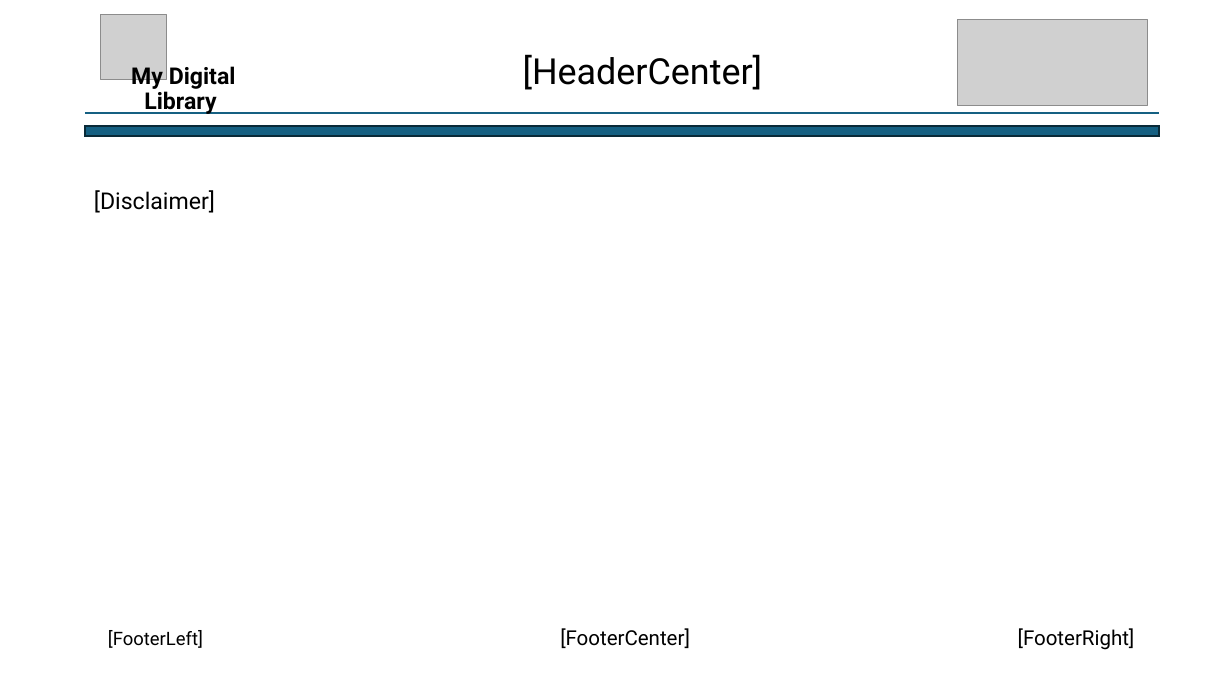
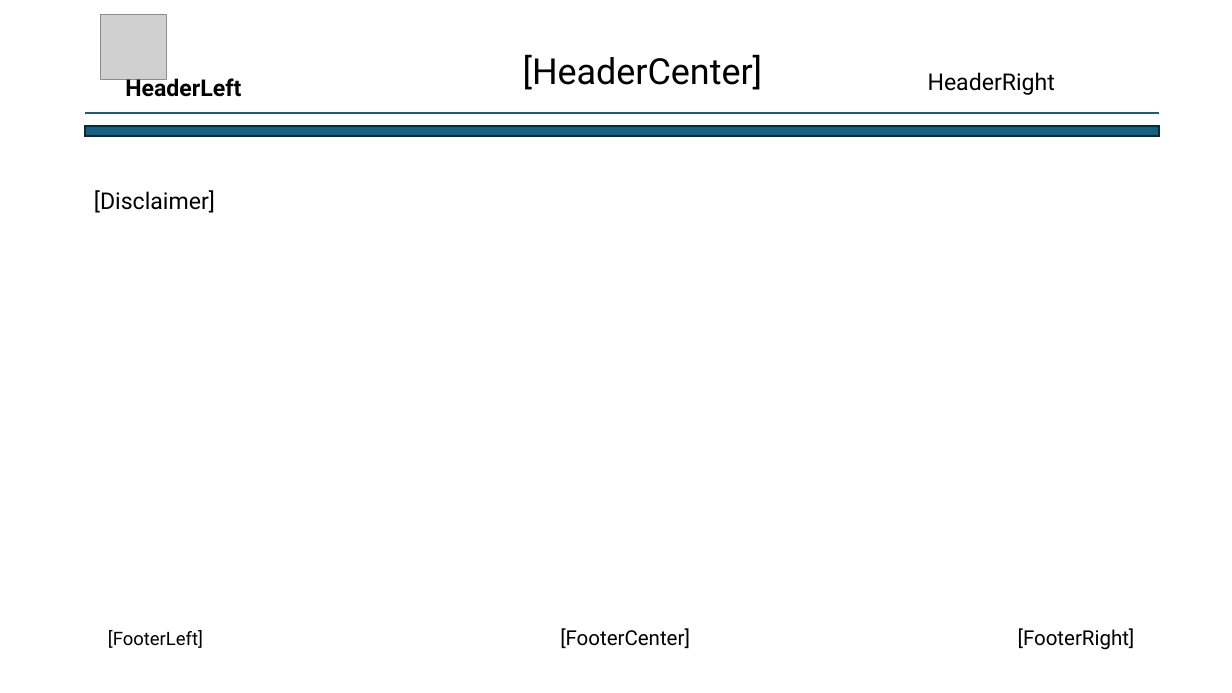
Before and after one commit to akshayvasundhara/doc_repo, a slide deck: slide 2 of ppt1.pptx. Drawn at 1232x693 pixels with LibreOffice and Linux fonts; fonts in the diff are those of the drawing; grey boxes stand for pictures. Boxes give left, top, right and bottom in pixels: in the first picture for what was removed or moved away, otherwise in the second. Text is boxed around its words. In the diff, an @@ line names an element or a change of style, - is before the commit and + after.

```diff
--- a/ppt1.pptx
+++ b/ppt1.pptx
@@ picture removed at box(958, 19, 1147, 104) @@
@@ title at box(125, 76, 241, 97): text changed @@
-My Digital Library
+HeaderLeft
@@ text added at box(928, 72, 1055, 95), 18 pt, text #000000 @@
+HeaderRight
```
